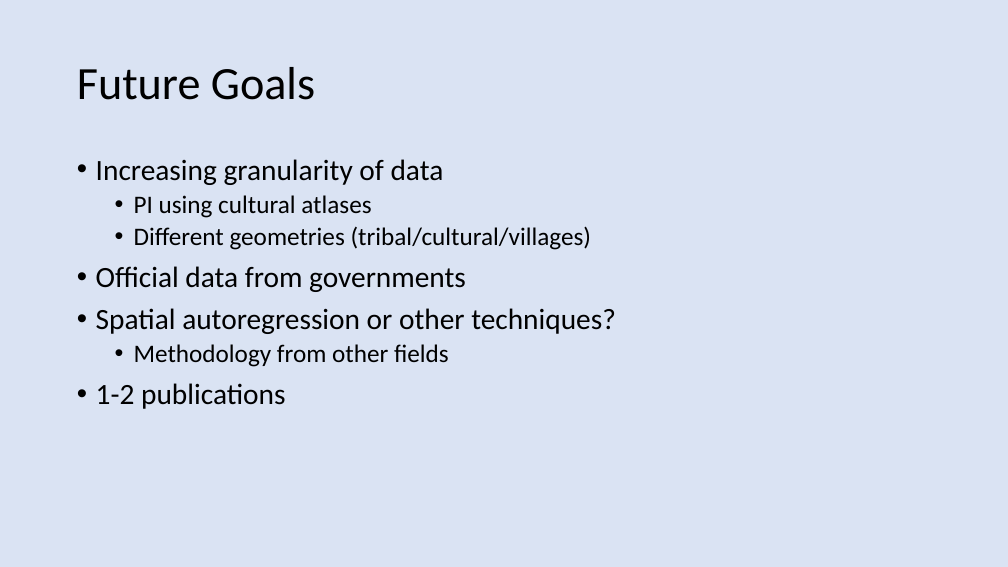
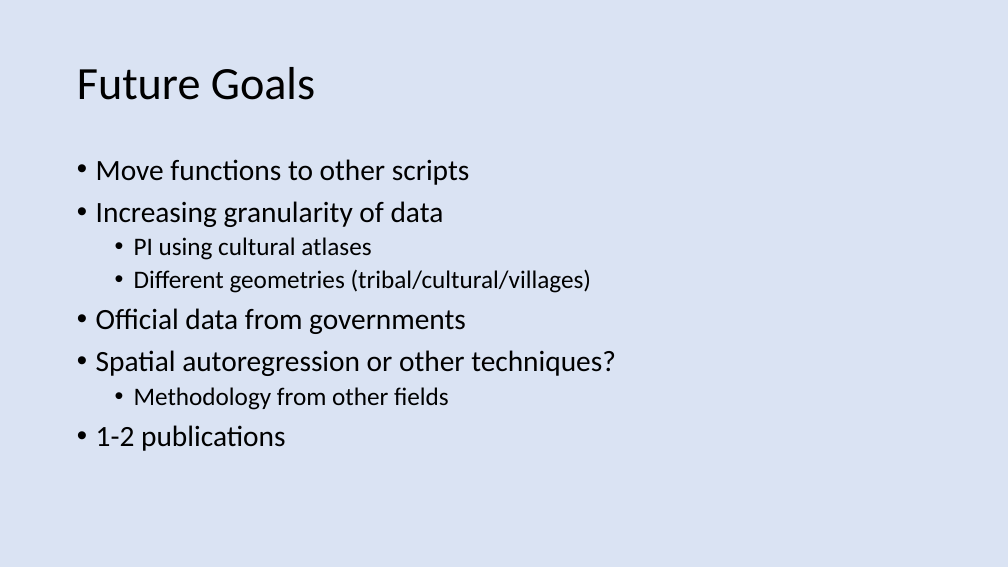
Before and after one commit to andrewroylaws/geog891, a slide deck: slide 9 of Final_project/FinalPresentationLaws.pptx. Drawn at 1008x567 pixels with LibreOffice and Linux fonts; fonts in the diff are those of the drawing. Boxes give left, top, right and bottom in pixels: in the first picture for what was removed or moved away, otherwise in the second. Text is boxed around its words. In the diff, an @@ line names an element or a change of style, - is before the commit and + after.

```diff
--- a/Final_project/FinalPresentationLaws.pptx
+++ b/Final_project/FinalPresentationLaws.pptx
@@ text at (x1=96, y1=159, x2=469, y2=185): paragraph added @@
+• Move functions to other scripts
```
Also in this commit, not shown: 5 other slides changed, 1 slide added, 1 slide removed, 1 other file.
